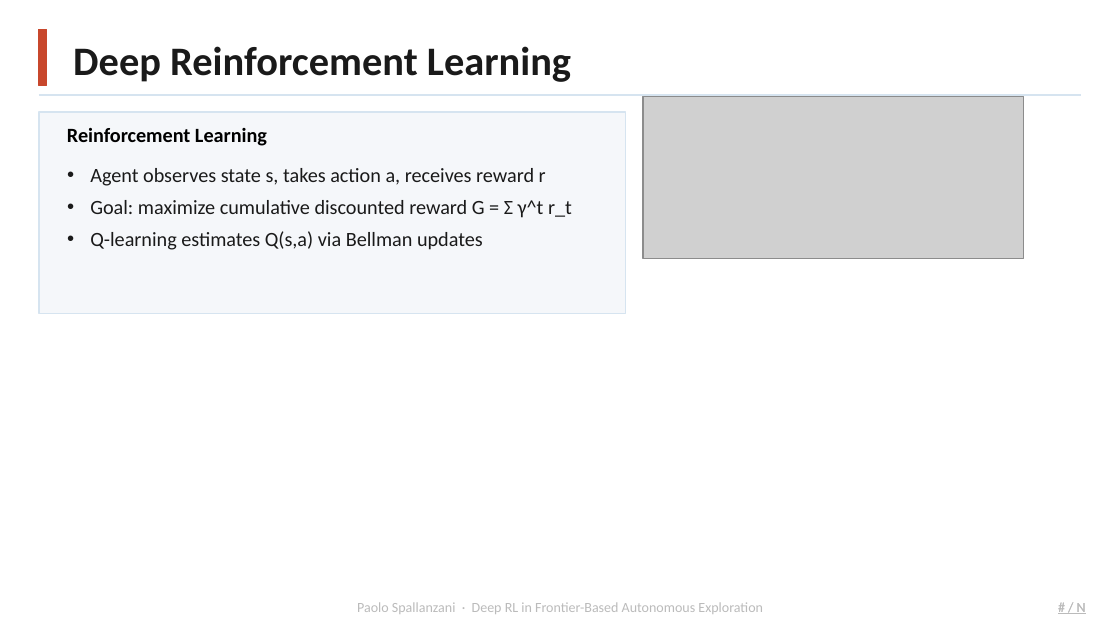
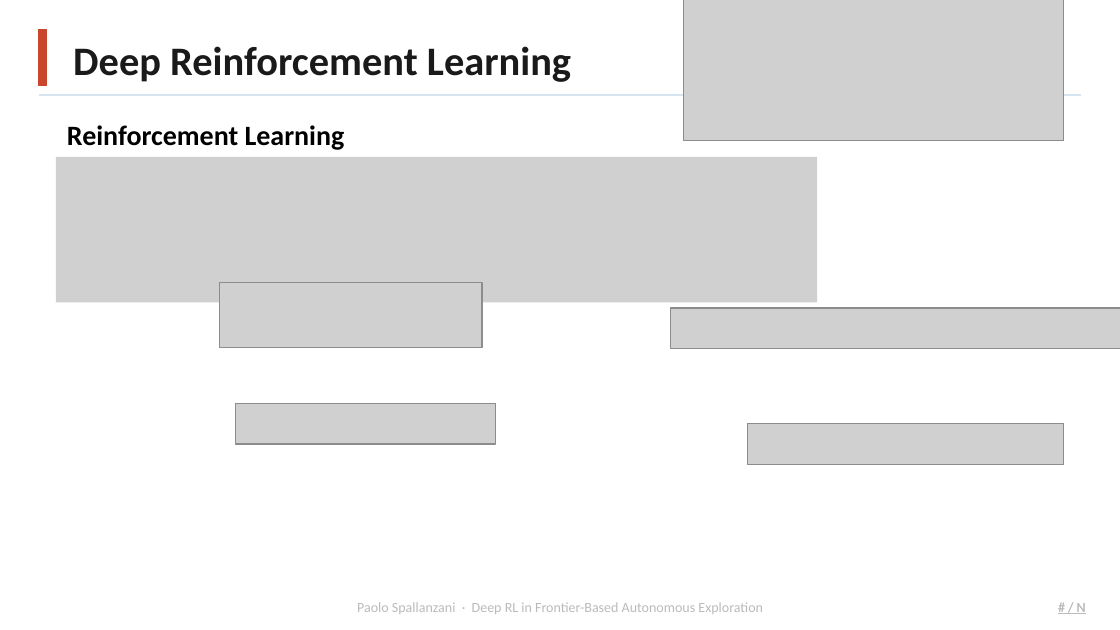
Before and after one commit to Paolo-Spall/presentazione_tesi_dae, a slide deck: slide 6 of presentation_1.pptx. Drawn at 1120x630 pixels with LibreOffice and Linux fonts; fonts in the diff are those of the drawing; grey boxes stand for pictures; background and template pictures are left out. Boxes give left, top, right and bottom in pixels: in the first picture for what was removed or moved away, otherwise in the second. Text is boxed around its words. In the diff, an @@ line names an element or a change of style, - is before the commit and + after.

```diff
--- a/presentation_1.pptx
+++ b/presentation_1.pptx
@@ picture: place and size @@
-picture at bbox=[643, 96, 1024, 259]
+picture at bbox=[683, 0, 1064, 140]
@@ rectangle removed at bbox=[39, 112, 625, 314] @@
@@ text "Reinforcement Learning" at bbox=[67, 125, 345, 150]: size 13 to 18 pt @@
@@ picture added at bbox=[56, 157, 818, 302] @@
@@ text removed at bbox=[90, 168, 572, 250] @@
-• Agent observes state s, takes action a, receives reward r
-• Goal: maximize cumulative discounted reward G = Σ γ^t r_t
-• Q-learning estimates Q(s,a) via Bellman updates
@@ picture added at bbox=[220, 282, 482, 348] @@
@@ picture added at bbox=[671, 308, 1120, 348] @@
@@ picture added at bbox=[235, 403, 495, 444] @@
@@ picture added at bbox=[747, 423, 1064, 464] @@
```
Also in this commit, not shown: 1 slide added, 1 other file.
